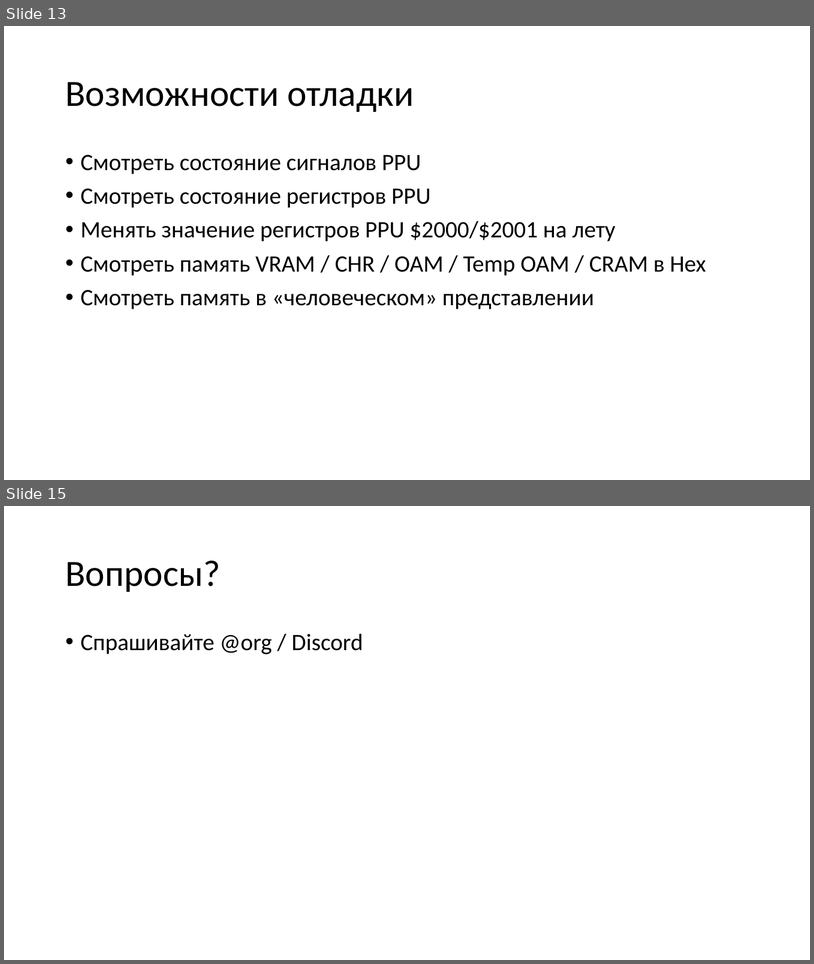
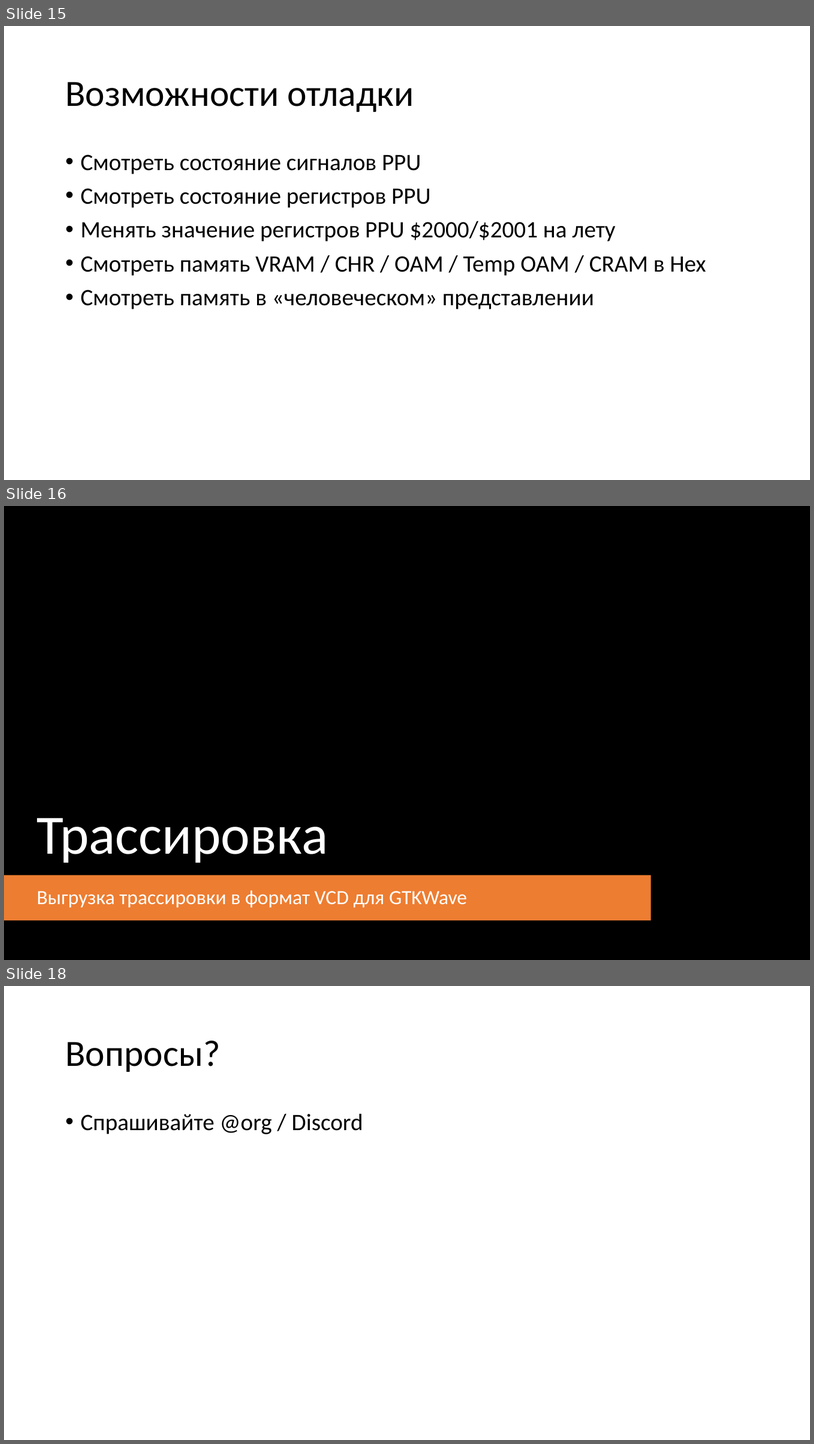
Before and after one commit to emu-russia/breaknes, a slide deck: UserManual/PPUPlayer/PPU_Player_Rus.pptx. Shown one above the other, each under a label of ours: slides 13 and 15 before the commit, slides 15, 16 and 18 after it; the slides between them are not shown. The pictures are 814x964 and 814x1444 pixels, drawn with LibreOffice and Linux fonts; fonts in the diff are those of the drawing; background and template pictures are left out. Boxes give left, top, right and bottom in pixels: in the first picture for what was removed or moved away, otherwise in the second. Text is boxed around its words. In the diff, an @@ line names an element or a change of style, - is before the commit and + after.

```diff
--- a/UserManual/PPUPlayer/PPU_Player_Rus.pptx
+++ b/UserManual/PPUPlayer/PPU_Player_Rus.pptx
@@ slide 16 added at [4, 506, 810, 960], background picture (left out) @@
@@ rectangle added at [5, 656, 810, 960], fill gradient #000000 @@
@@ title added at [37, 817, 329, 862], 66 pt, text #FFFFFF @@
+Трассировка
@@ rounded rectangle added at [4, 875, 651, 921], fill #ED7D31 @@
@@ text added at [37, 890, 467, 907], 24 pt, text #FFFFFF @@
+Выгрузка трассировки в формат VCD для GTKWave
@@ what was slide 13 is now slide 15 @@
@@ what was slide 15 is now slide 18 @@
```
Also in this commit, not shown: 3 slides changed, 2 other slides added, 3 other files.
